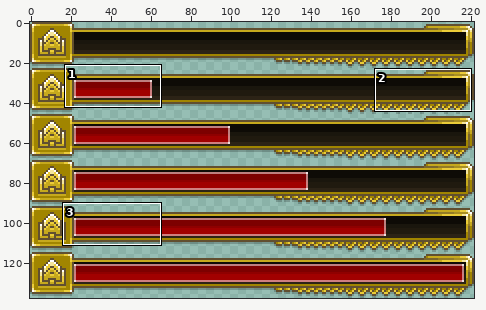
A sprite sheet gets an edit: resources/bar-health.png. The picture above shows the old version from afar; the outline marks the close-up.
Close-up. Before:
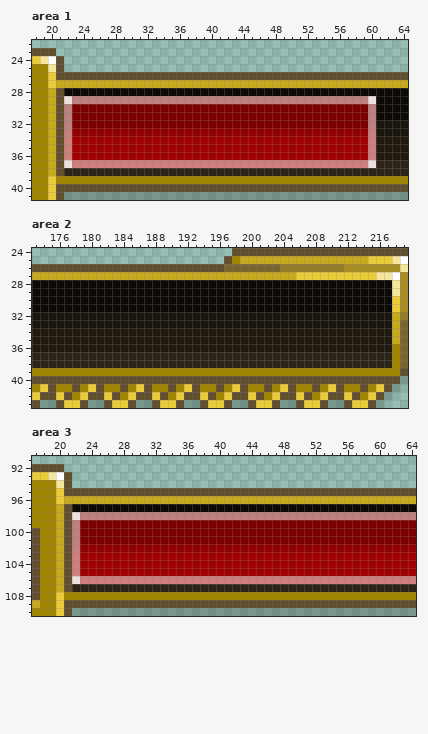
The file is 222x138 pixels. Colours within 5 levels of each other are drawn and written as one. Shown: area 1: x 18..64, y 22..41; area 2: x 173..219, y 24..43; area 3: x 17..64, y 91..110. The commit also changed other parts of the picture, which this record leaves out.
The result:
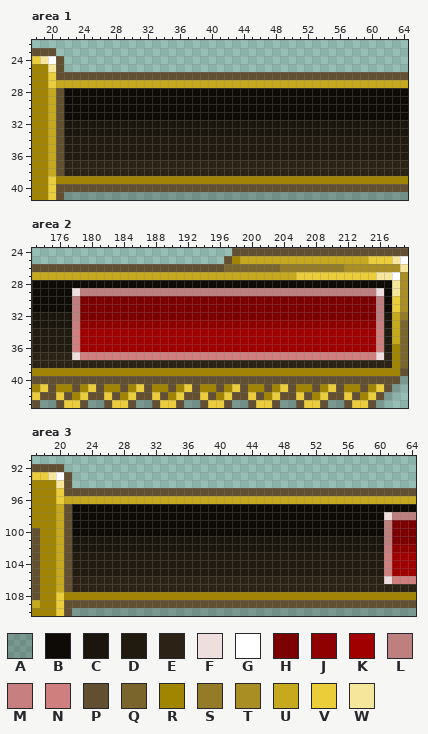
Palette (. is transparent): A #00000033  B #0e0b06  C #1a160d  D #201a0f  E #2c2316  F #eedede  G #ffffff  H #7d0000  J #8f0000  K #a10000  L #be7f7f  M #c77f7f  N #d07f7f  P #614f30  Q #7a652c  R #a18500  S #937b27  T #a88e23  U #c6a91d  V #ebcc39  W #f5e69c
From old to new:
--- area 1
@@ x 18..64 @@
 28 RRUPBBBBBBBBBBBBBBBBBBBBBBBBBBBBBBBBBBBBBBBBBBB
-29 RRUPFLLLLLLLLLLLLLLLLLLLLLLLLLLLLLLLLLLLLLFBBBB
-30 RRUPLHHHHHHHHHHHHHHHHHHHHHHHHHHHHHHHHHHHHHLBBBB
-31 RRUPLHHHHHHHHHHHHHHHHHHHHHHHHHHHHHHHHHHHHHLBBBB
-32 RRUPLHHHHHHHHHHHHHHHHHHHHHHHHHHHHHHHHHHHHHLCCCC
-33 RRUPMJJJJJJJJJJJJJJJJJJJJJJJJJJJJJJJJJJJJJMCCCC
-34 RRUPNKKKKKKKKKKKKKKKKKKKKKKKKKKKKKKKKKKKKKNDDDD
-35 RRUPNKKKKKKKKKKKKKKKKKKKKKKKKKKKKKKKKKKKKKNDDDD
-36 RRUPNKKKKKKKKKKKKKKKKKKKKKKKKKKKKKKKKKKKKKNDDDD
-37 RRUPFNNNNNNNNNNNNNNNNNNNNNNNNNNNNNNNNNNNNNFEEEE
+29 RRUPBBBBBBBBBBBBBBBBBBBBBBBBBBBBBBBBBBBBBBBBBBB
+30 RRUPBBBBBBBBBBBBBBBBBBBBBBBBBBBBBBBBBBBBBBBBBBB
+31 RRUPBBBBBBBBBBBBBBBBBBBBBBBBBBBBBBBBBBBBBBBBBBB
+32 RRUPCCCCCCCCCCCCCCCCCCCCCCCCCCCCCCCCCCCCCCCCCCC
+33 RRUPCCCCCCCCCCCCCCCCCCCCCCCCCCCCCCCCCCCCCCCCCCC
+34 RRUPDDDDDDDDDDDDDDDDDDDDDDDDDDDDDDDDDDDDDDDDDDD
+35 RRUPDDDDDDDDDDDDDDDDDDDDDDDDDDDDDDDDDDDDDDDDDDD
+36 RRUPDDDDDDDDDDDDDDDDDDDDDDDDDDDDDDDDDDDDDDDDDDD
+37 RRUPEEEEEEEEEEEEEEEEEEEEEEEEEEEEEEEEEEEEEEEEEEE
 38 RRUPEEEEEEEEEEEEEEEEEEEEEEEEEEEEEEEEEEEEEEEEEEE
--- area 2
@@ x 173..219 @@
 28 BBBBBBBBBBBBBBBBBBBBBBBBBBBBBBBBBBBBBBBBBBBBBWT
-29 BBBBBBBBBBBBBBBBBBBBBBBBBBBBBBBBBBBBBBBBBBBBBWT
-30 BBBBBBBBBBBBBBBBBBBBBBBBBBBBBBBBBBBBBBBBBBBBBVT
-31 BBBBBBBBBBBBBBBBBBBBBBBBBBBBBBBBBBBBBBBBBBBBBVT
-32 CCCCCCCCCCCCCCCCCCCCCCCCCCCCCCCCCCCCCCCCCCCCCUS
-33 CCCCCCCCCCCCCCCCCCCCCCCCCCCCCCCCCCCCCCCCCCCCCUQ
-34 DDDDDDDDDDDDDDDDDDDDDDDDDDDDDDDDDDDDDDDDDDDDDUQ
-35 DDDDDDDDDDDDDDDDDDDDDDDDDDDDDDDDDDDDDDDDDDDDDUQ
-36 DDDDDDDDDDDDDDDDDDDDDDDDDDDDDDDDDDDDDDDDDDDDDRQ
-37 EEEEEEEEEEEEEEEEEEEEEEEEEEEEEEEEEEEEEEEEEEEEERQ
+29 BBBBBFLLLLLLLLLLLLLLLLLLLLLLLLLLLLLLLLLLLLLFBWT
+30 BBBBBLHHHHHHHHHHHHHHHHHHHHHHHHHHHHHHHHHHHHHLBVT
+31 BBBBBLHHHHHHHHHHHHHHHHHHHHHHHHHHHHHHHHHHHHHLBVT
+32 CCCCCLHHHHHHHHHHHHHHHHHHHHHHHHHHHHHHHHHHHHHLCUS
+33 CCCCCMJJJJJJJJJJJJJJJJJJJJJJJJJJJJJJJJJJJJJMCUQ
+34 DDDDDNKKKKKKKKKKKKKKKKKKKKKKKKKKKKKKKKKKKKKNDUQ
+35 DDDDDNKKKKKKKKKKKKKKKKKKKKKKKKKKKKKKKKKKKKKNDUQ
+36 DDDDDNKKKKKKKKKKKKKKKKKKKKKKKKKKKKKKKKKKKKKNDRQ
+37 EEEEEFNNNNNNNNNNNNNNNNNNNNNNNNNNNNNNNNNNNNNFERQ
 38 EEEEEEEEEEEEEEEEEEEEEEEEEEEEEEEEEEEEEEEEEEEEERQ
--- area 3
@@ x 17..64 @@
  97 RRRUPBBBBBBBBBBBBBBBBBBBBBBBBBBBBBBBBBBBBBBBBBBB
- 98 RRRUPFLLLLLLLLLLLLLLLLLLLLLLLLLLLLLLLLLLLLLLLLLL
- 99 RRRUPLHHHHHHHHHHHHHHHHHHHHHHHHHHHHHHHHHHHHHHHHHH
-100 PRRUPLHHHHHHHHHHHHHHHHHHHHHHHHHHHHHHHHHHHHHHHHHH
-101 PRRUPLHHHHHHHHHHHHHHHHHHHHHHHHHHHHHHHHHHHHHHHHHH
-102 PRRUPMJJJJJJJJJJJJJJJJJJJJJJJJJJJJJJJJJJJJJJJJJJ
-103 PRRUPNKKKKKKKKKKKKKKKKKKKKKKKKKKKKKKKKKKKKKKKKKK
-104 PRRUPNKKKKKKKKKKKKKKKKKKKKKKKKKKKKKKKKKKKKKKKKKK
-105 PRRUPNKKKKKKKKKKKKKKKKKKKKKKKKKKKKKKKKKKKKKKKKKK
-106 PRRUPFNNNNNNNNNNNNNNNNNNNNNNNNNNNNNNNNNNNNNNNNNN
+ 98 RRRUPBBBBBBBBBBBBBBBBBBBBBBBBBBBBBBBBBBBBBBBFLLL
+ 99 RRRUPBBBBBBBBBBBBBBBBBBBBBBBBBBBBBBBBBBBBBBBLHHH
+100 PRRUPBBBBBBBBBBBBBBBBBBBBBBBBBBBBBBBBBBBBBBBLHHH
+101 PRRUPCCCCCCCCCCCCCCCCCCCCCCCCCCCCCCCCCCCCCCCLHHH
+102 PRRUPCCCCCCCCCCCCCCCCCCCCCCCCCCCCCCCCCCCCCCCMJJJ
+103 PRRUPDDDDDDDDDDDDDDDDDDDDDDDDDDDDDDDDDDDDDDDNKKK
+104 PRRUPDDDDDDDDDDDDDDDDDDDDDDDDDDDDDDDDDDDDDDDNKKK
+105 PRRUPDDDDDDDDDDDDDDDDDDDDDDDDDDDDDDDDDDDDDDDNKKK
+106 PRRUPEEEEEEEEEEEEEEEEEEEEEEEEEEEEEEEEEEEEEEEFNNN
 107 PRRUPEEEEEEEEEEEEEEEEEEEEEEEEEEEEEEEEEEEEEEEEEEE
Boxes around the changes in both close-ups, in picture pixels (x1, y1, x2, y2):
changed: (64, 96, 376, 168)
changed: (72, 288, 384, 360)
changed: (72, 512, 392, 584)
